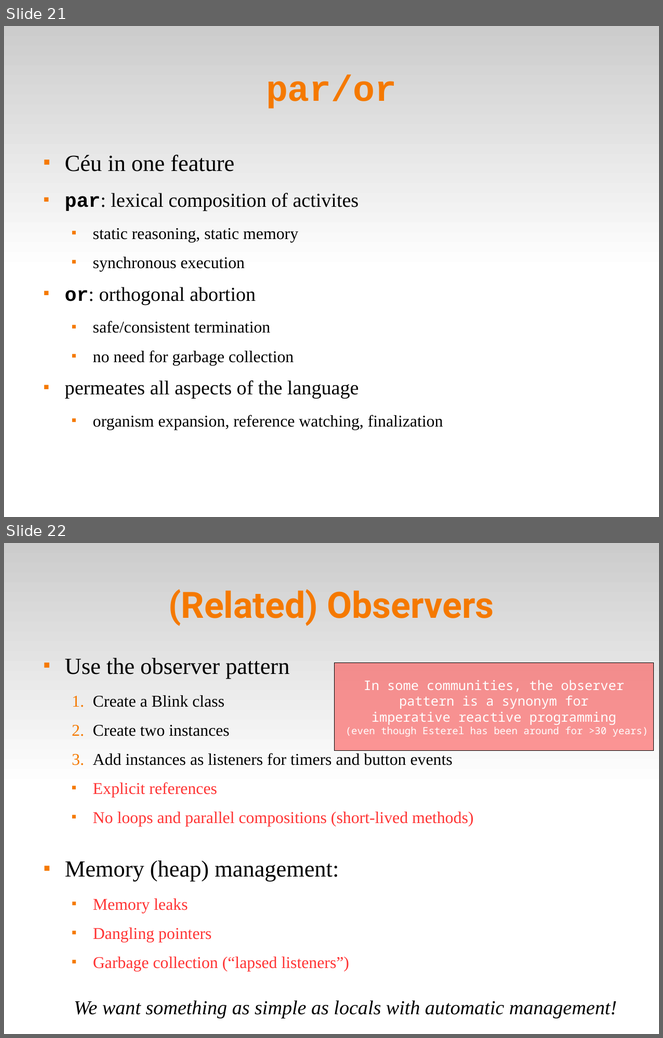
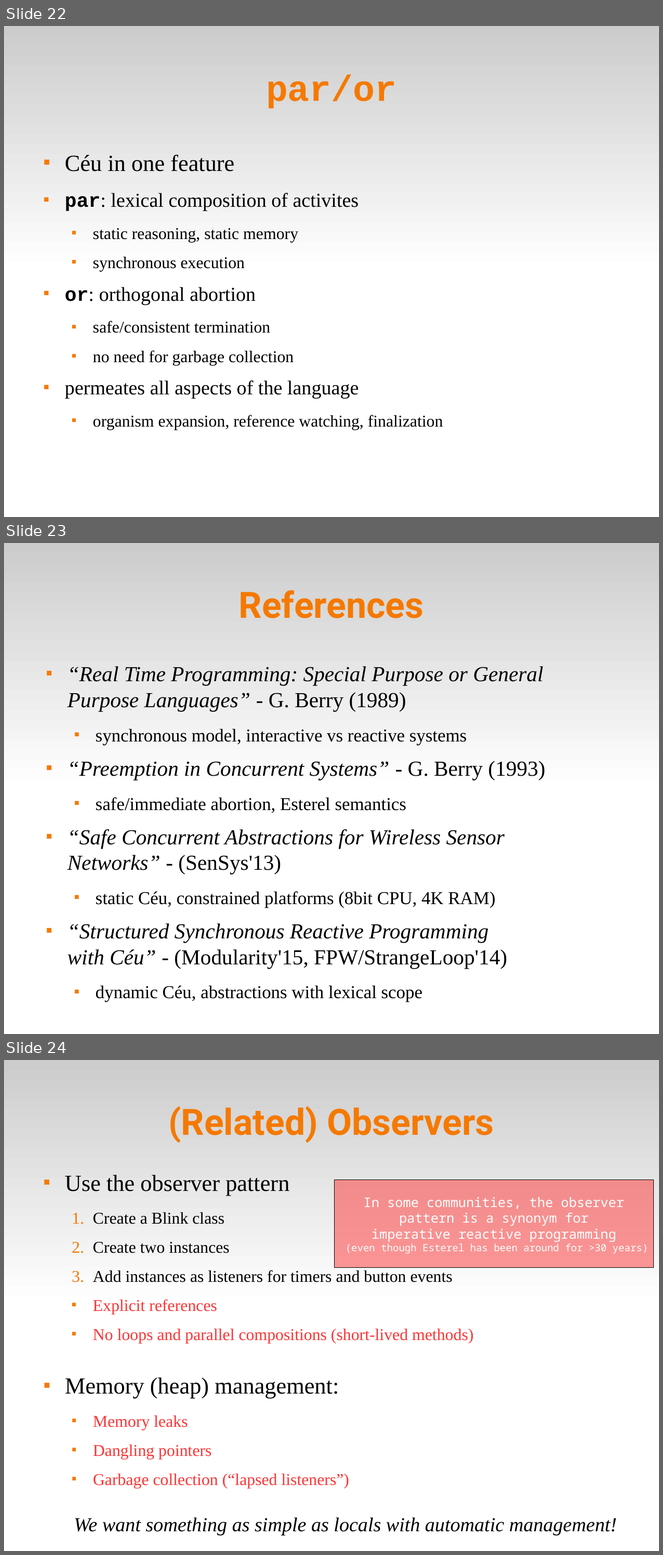
Before and after one commit to fsantanna-no/ceu-docs, a slide deck: ceu_curryon-extra.odp. Shown one above the other, each under a label of ours: slides 21 and 22 before the commit, slides 22, 23 and 24 after it. The pictures are 663x1038 and 663x1555 pixels, drawn with LibreOffice and Linux fonts; fonts in the diff are those of the drawing. Boxes give left, top, right and bottom in pixels: in the first picture for what was removed or moved away, otherwise in the second. Text is boxed around its words. In the diff, an @@ line names an element or a change of style, - is before the commit and + after.

```diff
--- a/ceu_curryon-extra.odp
+++ b/ceu_curryon-extra.odp
@@ slide 23 added at [4, 543, 659, 1034], background #FFFFFF; not listed: 1 template element that a slide beside it also shows @@
@@ title added at [239, 590, 424, 618], 44 pt, text #F57900, bold @@
+References
@@ text added at [67, 666, 545, 1003], 26 pt, text #000000 @@
+■ “Real Time Programming: Special Purpose or General Purpose Languages” - G. Berry (1989)
+  ■ synchronous model, interactive vs reactive systems
+■ “Preemption in Concurrent Systems” - G. Berry (1993)
+  ■ safe/immediate abortion, Esterel semantics
+■ “Safe Concurrent Abstractions for Wireless Sensor Networks” - (SenSys'13)
+  ■ static Céu, constrained platforms (8bit CPU, 4K RAM)
+■ “Structured Synchronous Reactive Programming with Céu” - (Modularity'15, FPW/StrangeLoop'14)
+  ■ dynamic Céu, abstractions with lexical scope
@@ what was slide 21 is now slide 22 @@
@@ what was slide 22 is now slide 24 @@
```
Also in this commit, not shown: 1 other slide added, 4 other files.
